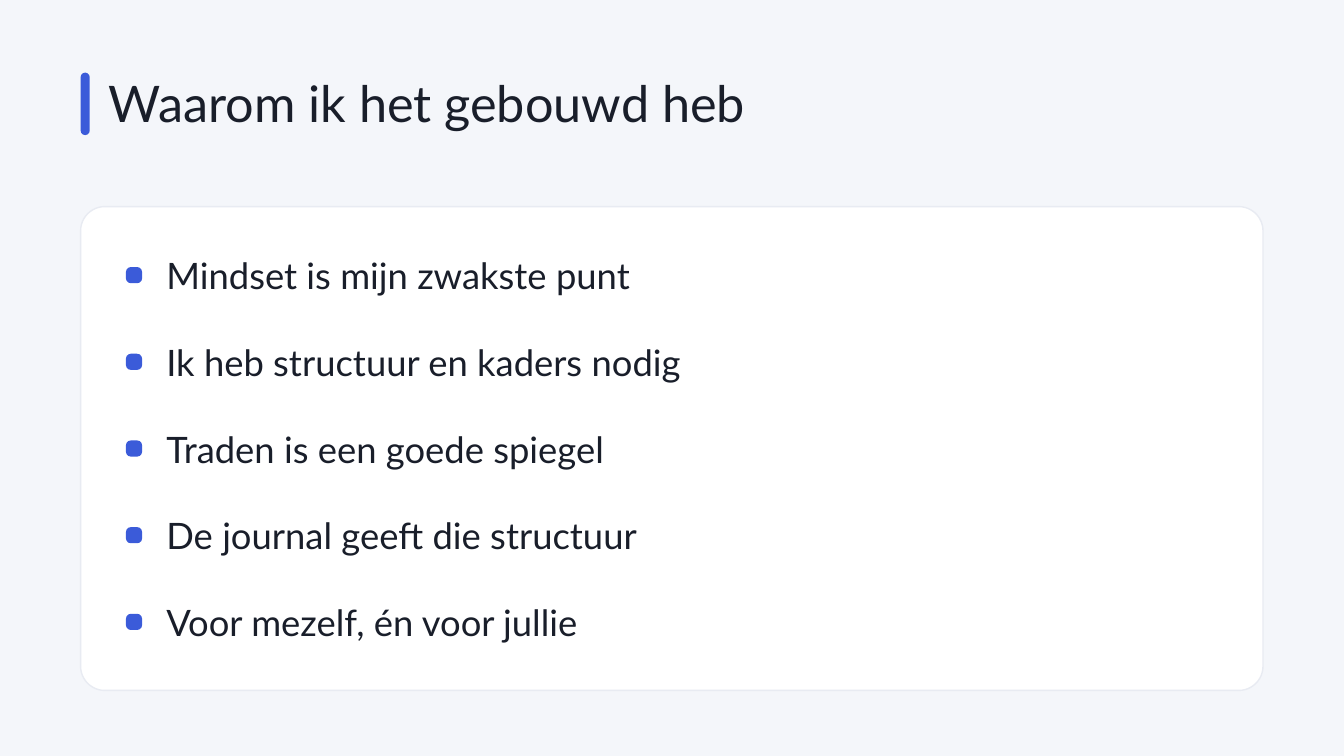
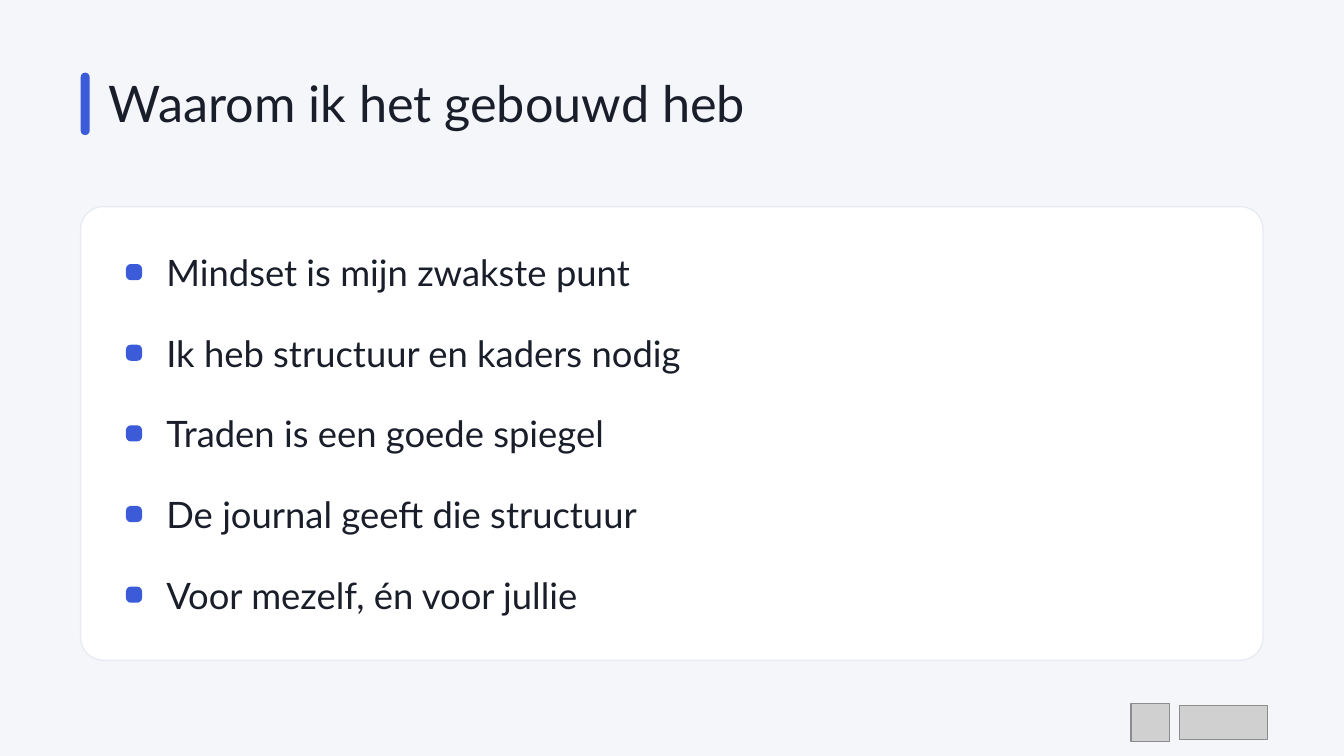
Before and after one commit to ZaratrasJournal/SyncJournal, a slide deck: slide 4 of presentatie/syncjournal-live-event.pptx. Drawn at 1344x756 pixels with LibreOffice and Linux fonts; fonts in the diff are those of the drawing; grey boxes stand for pictures. Boxes give left, top, right and bottom in pixels: in the first picture for what was removed or moved away, otherwise in the second. Text is boxed around its words. In the diff, an @@ line names an element or a change of style, - is before the commit and + after.

```diff
--- a/presentatie/syncjournal-live-event.pptx
+++ b/presentatie/syncjournal-live-event.pptx
@@ rounded rectangle: place and size @@
-rounded rectangle at (81,207,1263,691)
+rounded rectangle at (81,207,1263,660)
@@ rounded rectangle: place and size @@
-rounded rectangle at (126,354,142,370)
+rounded rectangle at (126,264,142,280)
@@ text "Ik heb structuur en kaders ...": place and size @@
-text "Ik heb structuur en kaders ..." at (166,349,681,383)
+text "Ik heb structuur en kaders ..." at (166,340,681,374)
@@ rounded rectangle: place and size @@
-rounded rectangle at (126,441,142,457)
+rounded rectangle at (126,345,142,361)
@@ text "Traden is een goede spiegel": place and size @@
-text "Traden is een goede spiegel" at (166,436,604,470)
+text "Traden is een goede spiegel" at (166,420,604,454)
@@ rounded rectangle: place and size @@
-rounded rectangle at (126,527,142,543)
+rounded rectangle at (126,425,142,442)
@@ text "De journal geeft die structuur": place and size @@
-text "De journal geeft die structuur" at (166,522,637,556)
+text "De journal geeft die structuur" at (166,501,637,535)
@@ rounded rectangle: place and size @@
-rounded rectangle at (126,614,142,630)
+rounded rectangle at (126,506,142,522)
@@ text "Voor mezelf, én voor jullie": place and size @@
-text "Voor mezelf, én voor jullie" at (166,609,577,643)
+text "Voor mezelf, én voor jullie" at (166,582,577,616)
@@ rounded rectangle: place and size @@
-rounded rectangle at (126,267,142,283)
+rounded rectangle at (126,587,142,603)
@@ picture added at (1131,704,1170,742) @@
@@ picture added at (1180,706,1267,740) @@
```
Also in this commit, not shown: 15 other slides changed, 3 other files.
